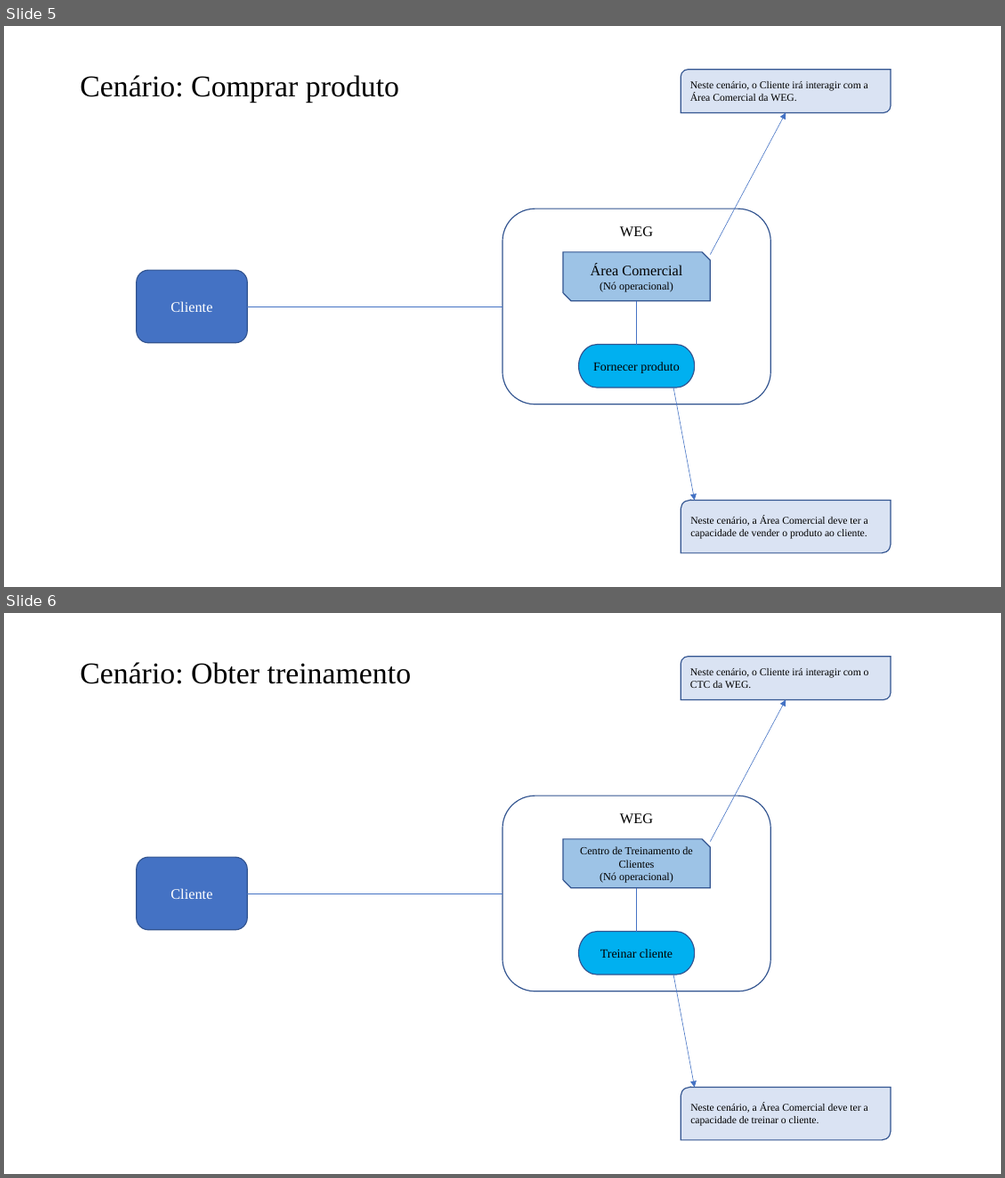
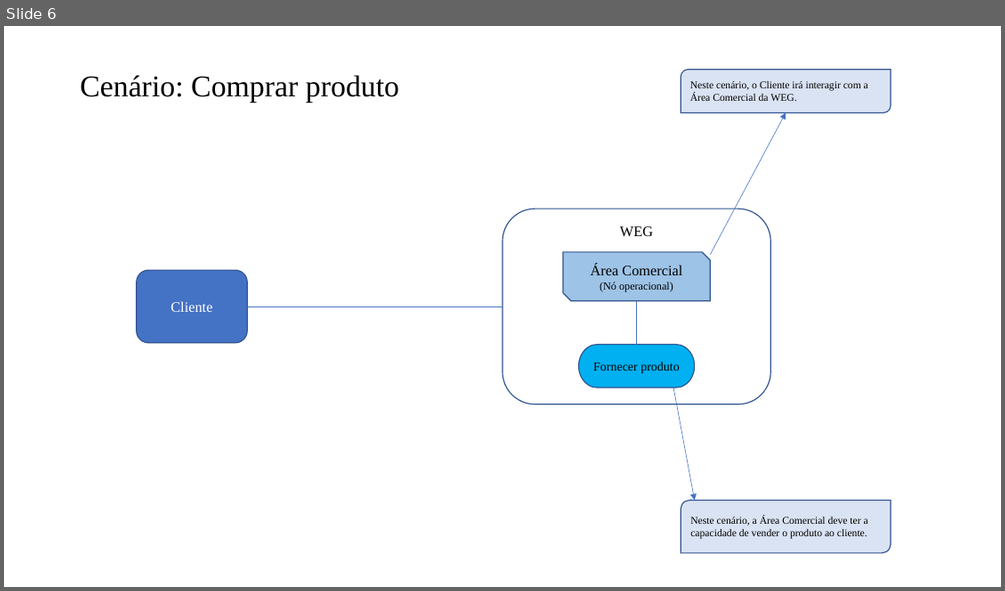
Before and after one commit to IMP-CaioCiaron/Eng-Requisitos, a slide deck: 15. Arquitetura de Negócio para cada Cenário.pptx. Shown one above the other, each under a label of ours: slides 5 and 6 before the commit, slide 6 after it. The pictures are 1005x1178 and 1005x591 pixels, drawn with LibreOffice and Linux fonts; fonts in the diff are those of the drawing. Boxes give left, top, right and bottom in pixels: in the first picture for what was removed or moved away, otherwise in the second. Text is boxed around its words. In the diff, an @@ line names an element or a change of style, - is before the commit and + after.

```diff
--- a/15. Arquitetura de Negócio para cada Cenário.pptx
+++ b/15. Arquitetura de Negócio para cada Cenário.pptx
@@ slide 6 removed at [4, 613, 1001, 1174], background #FFFFFF @@
@@ title removed at [80, 662, 412, 684] @@
-Cenário: Obter treinamento
@@ round diag rect removed at [680, 657, 890, 699] @@
-Neste cenário, o Cliente irá interagir com o CTC da WEG.
@@ arrow removed from (710, 841) to (785, 699) @@
@@ rounded rectangle removed at [502, 795, 771, 990] @@
-WEG
@@ snip diag rect removed at [563, 839, 711, 887] @@
-Centro de Treinamento de Clientes
-(Nó operacional)
@@ rounded rectangle removed at [137, 857, 247, 929] @@
-Cliente
@@ line removed from (247, 893) to (502, 893) @@
@@ line removed from (637, 888) to (637, 932) @@
@@ pill shape removed at [579, 932, 695, 975] @@
-Treinar cliente
@@ arrow removed from (673, 974) to (695, 1087) @@
@@ round diag rect removed at [680, 1087, 890, 1140] @@
-Neste cenário, a Área Comercial deve ter a capacidade de treinar o cliente.
@@ what was slide 5 is now slide 6 @@
```
Also in this commit, not shown: 3 slides changed, 2 other files.
